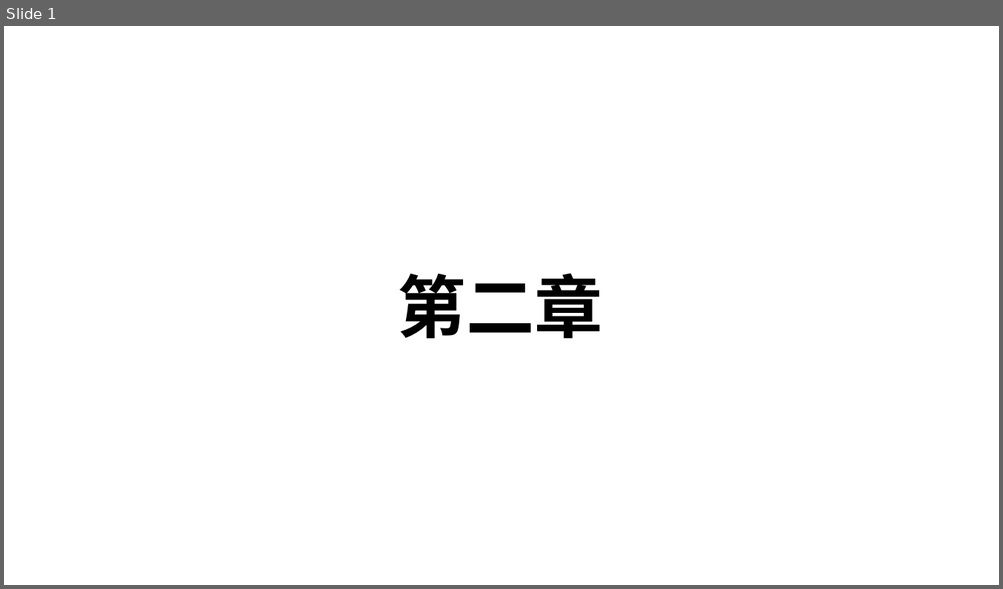
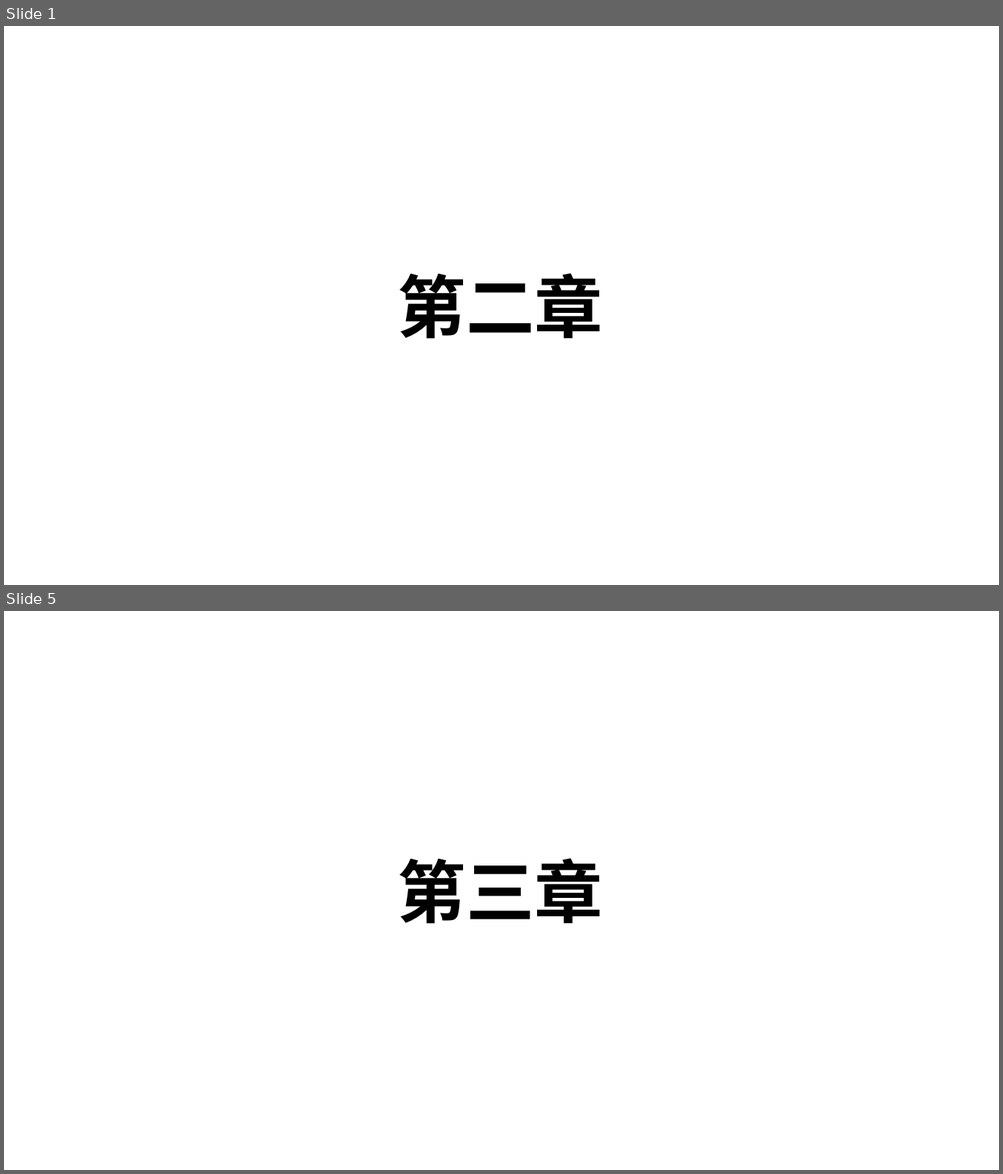
Before and after one commit to Chao200/TCP-IP-Network-Programming, a slide deck: TCP:IP 网络编程.pptx. Shown one above the other, each under a label of ours: slide 1 before the commit, slides 1 and 5 after it; the slides between them are not shown. The pictures are 1003x589 and 1003x1174 pixels, drawn with LibreOffice and Linux fonts; fonts in the diff are those of the drawing. Boxes give left, top, right and bottom in pixels: in the first picture for what was removed or moved away, otherwise in the second. Text is boxed around its words. In the diff, an @@ line names an element or a change of style, - is before the commit and + after.

```diff
--- a/TCP:IP 网络编程.pptx
+++ b/TCP:IP 网络编程.pptx
@@ slide 5 added at (x1=4, y1=611, x2=999, y2=1170), background #FFFFFF @@
@@ text added at (x1=398, y1=858, x2=603, y2=924), 66 pt, text #000000, bold @@
+第三章
```
Also in this commit, not shown: 1 slide changed, 9 other slides added.
